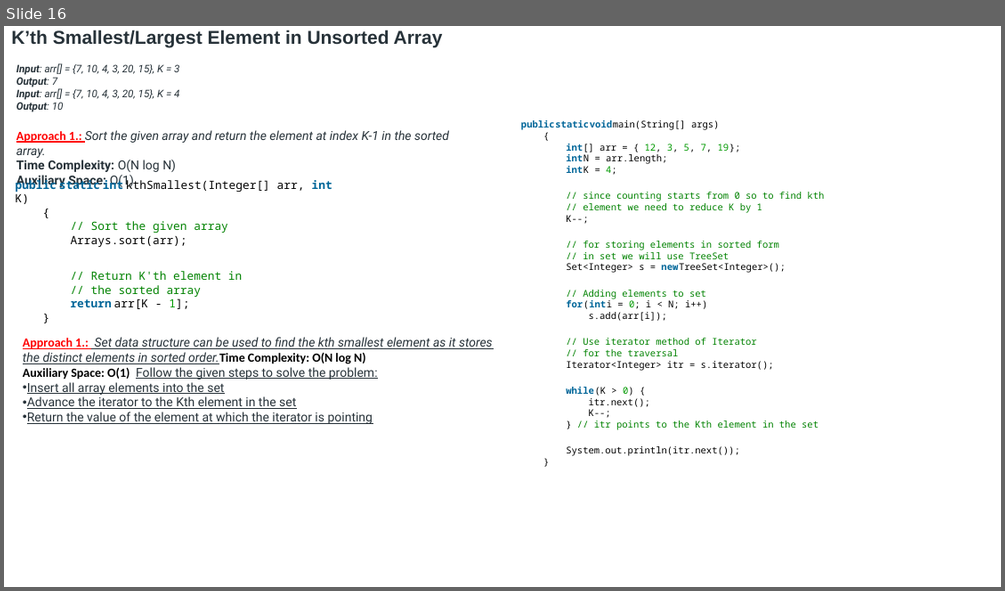
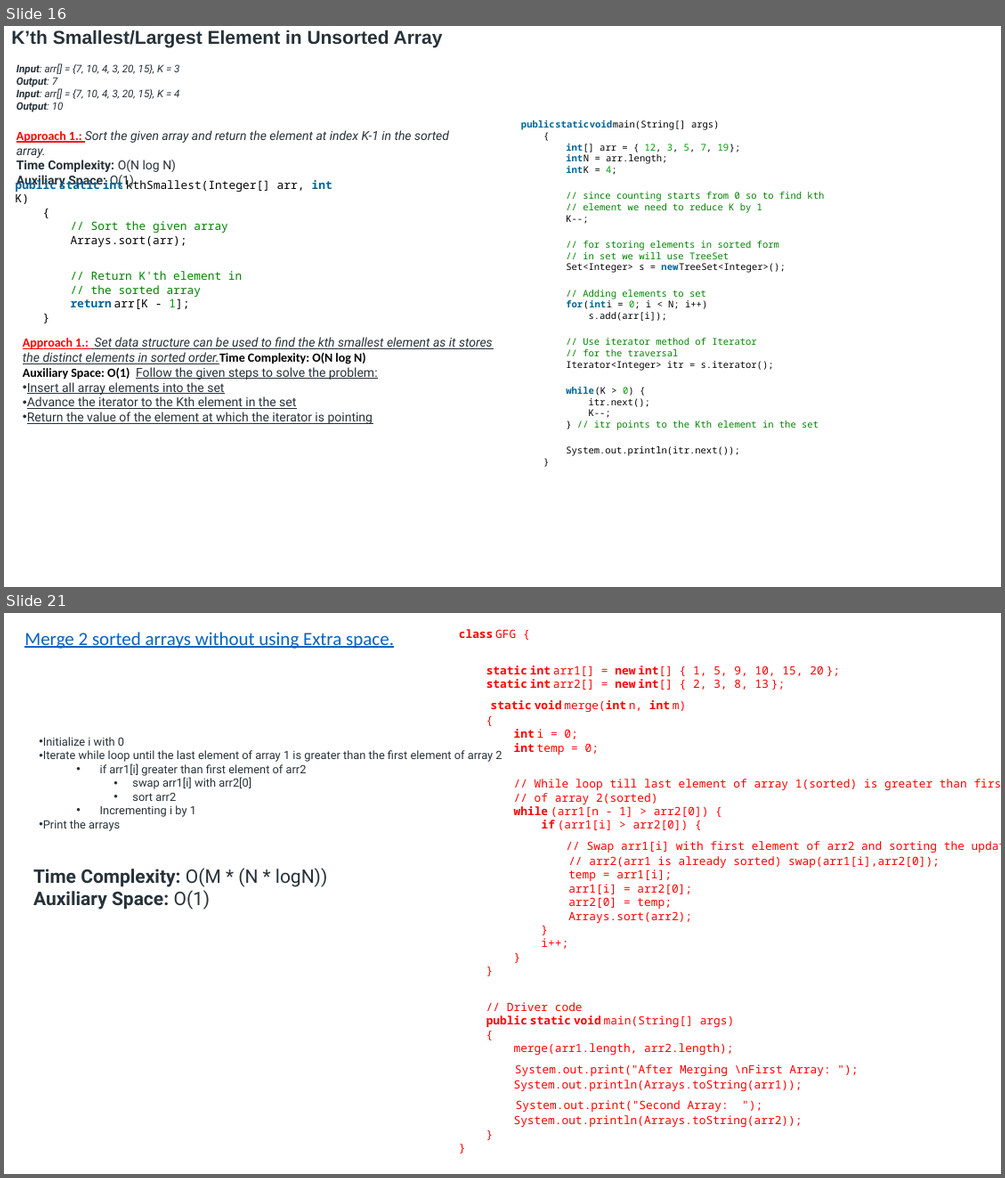
Before and after one commit to codingenv/StudyDocuments, a slide deck: LoveBabbarDSACheatSheat.pptx. Shown one above the other, each under a label of ours: slide 16 before the commit, slides 16 and 21 after it; the slides between them are not shown. The pictures are 1005x591 and 1005x1178 pixels, drawn with LibreOffice and Linux fonts; fonts in the diff are those of the drawing. Boxes give left, top, right and bottom in pixels: in the first picture for what was removed or moved away, otherwise in the second. Text is boxed around its words. In the diff, an @@ line names an element or a change of style, - is before the commit and + after.

```diff
--- a/LoveBabbarDSACheatSheat.pptx
+++ b/LoveBabbarDSACheatSheat.pptx
@@ slide 21 added at bbox=[4, 613, 1001, 1174], background #FFFFFF @@
@@ text added at bbox=[24, 632, 394, 649], 18 pt, text #0563C1, underline @@
+Merge 2 sorted arrays without using Extra space.
@@ text added at bbox=[459, 629, 967, 1127], 11 pt, text #FF0000 @@
+class GFG {
+static int arr1[] = new int[] { 1, 5, 9, 10, 15, 20 };
+static int arr2[] = new int[] { 2, 3, 8, 13 };
+static void merge(int n, int m)
+{
+int i = 0;
+int temp = 0;
+// While loop till last element of array 1(sorted) is greater than first element
+// of array 2(sorted)
+while (arr1[n - 1] > arr2[0]) {
+if (arr1[i] > arr2[0]) {
+// Swap arr1[i] with first element of arr2 and sorting the updated
+// arr2(arr1 is already sorted) swap(arr1[i],arr2[0]);
+temp = arr1[i];
+arr1[i] = arr2[0];
+arr2[0] = temp;
+Arrays.sort(arr2);
+}
+i++;
+}
+}
+// Driver code
+public static void main(String[] args)
+{
+merge(arr1.length, arr2.length);
+System.out.print("After Merging \nFirst Array: ");
+System.out.println(Arrays.toString(arr1));
+System.out.print("Second Array: ");
+System.out.println(Arrays.toString(arr2));
+}
+}
@@ text added at bbox=[43, 737, 502, 831], 11 pt, text #273239 @@
+• Initialize i with 0
+• Iterate while loop until the last element of array 1 is greater than the first element of array 2
+  • if arr1[i] greater than first element of arr2
+    • swap arr1[i] with arr2[0]
+    • sort arr2
+  • Incrementing i by 1
+• Print the arrays
@@ text added at bbox=[33, 868, 327, 909], 18 pt, text #273239, bold @@
+Time Complexity: O(M * (N * logN))
+Auxiliary Space: O(1)
```
Also in this commit, not shown: 5 other slides added.
